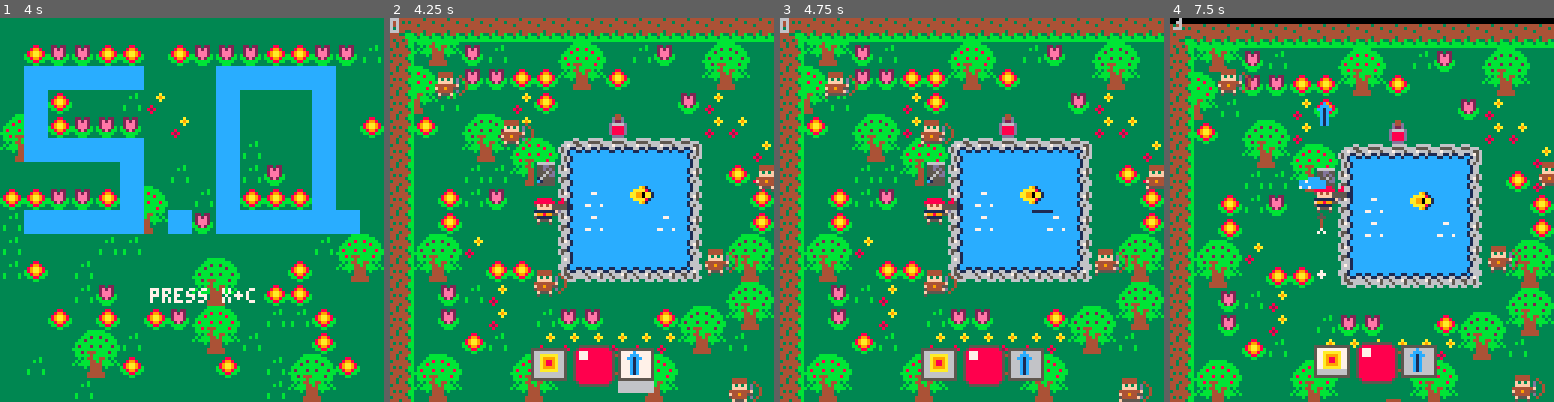
Above: before the commit, frames 1-4 (left to right).
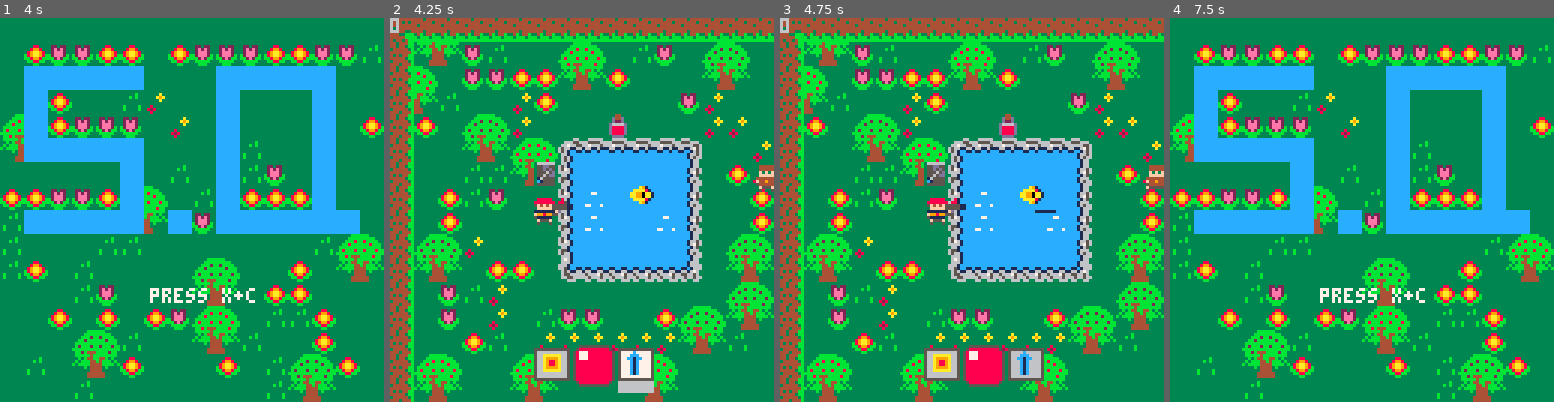
Above: after the commit, the same moments.

Repository: JasonHaenlin/pico-8-sophiaquest
Game: PICO-8 cartridge sophiaquest.p8
The game is run twice, just before and just after one commit, with the same random seed, the same clock (stepped at 60 frames per second) and the same inputs.
Inputs:
- Up to frame 1 (4 s): tap X (X key) at 0.33, 1.07, 1.85, 2.97 s; tap O (Z key) at 0.7, 1.7, 2.1, 2.5, 2.9, 3.3, 3.7 s; hold Right 1.6-2.1 s; hold Up 2.15-2.42 s; hold Right 2.47-3.03 s; hold Left 3.08-3.58 s; hold Down 3.63-3.97 s
- Up to frame 2 (4.25 s): hold Right from 4.02 s (still down); tap X (X key) at 4.08 s; tap O (Z key) at 4.1 s
- Up to frame 3 (4.75 s): tap O (Z key) at 4.5 s; release Right at 4.68 s; hold Up from 4.73 s (still down)
- Up to frame 4 (7.5 s): tap O (Z key) every 0.4 s from 4.9 to 7.3 s; release Up at 5.03 s; hold Left 5.08-5.68 s; tap X (X key) at 5.2, 6.32, 7.43 s; hold Down 5.73-6.03 s; hold Right 6.08-6.58 s; hold Right 6.63-7.13 s; hold Up 7.18-7.45 s

Frame 1 is identical in both runs. In frame 2, 2.1% of the frame differs, in the area x 11-97%, y 14-100%; in frame 3, 2.5%; in frame 4, 62%, in the area x 0-100%, y 0-100%.

Commit message:
fix for the hitbox used in collisions

Diff:
--- a/sophiaquest.p8
+++ b/sophiaquest.p8
@@ -8,7 +8,7 @@
 black,dark_blue,dark_purple,dark_green,brown,dark_gray,light_gray,white,red,orange,yellow,green,blue,indigo,pink,peach=0,1,2,3,4,5,6,7,8,9,10,11,12,13,14,15
 player,bullet,ennemy=0,1,2
 immortalobject=1000
-nbofennemies=20
+nbofennemies=1
 melee,ranged=1,20
 -- var
 dbg=""
@@ -127,7 +127,7 @@
 end
 
 function make_player()
- p = make_actor(48,60,1,player,life.player)
+ p = make_actor(45,60,1,player,life.player)
  p.weapon = items[5]
  p.d = up
  p.anim = "talk"
@@ -286,10 +286,10 @@
 
 function controls()
  p.anim = "walk"
- if (is_moving(left)) move(p,-1,0,0)
- if (is_moving(right)) move(p,1,0,8)
- if (is_moving(up)) move(p,0,-1,0)
- if (is_moving(down)) move(p,0,1,8)
+ if (is_moving(left)) move(p,-1,0,0,6)
+ if (is_moving(right)) move(p,1,0,6,6)
+ if (is_moving(up)) move(p,0,-1,6,0)
+ if (is_moving(down)) move(p,0,1,6,6)
  if (is_not_moving()) p.anim = "talk"
  action()
 end
@@ -392,10 +392,10 @@
 end
 
 function move_on(a,go)
- if (go == left) move(a,-a.dx,0,0)
- if (go == right) move(a,a.dx,0,8)
- if (go == up) move(a,0,-a.dy,0)
- if (go == down) move(a,0,a.dy,8)
+ if (go == left) move(a,-a.dx,0,0,8)
+ if (go == right) move(a,a.dx,0,8,8)
+ if (go == up) move(a,0,-a.dy,8,0)
+ if (go == down) move(a,0,a.dy,8,8)
 end
 
 function is_moving(direction)
@@ -416,19 +416,24 @@
  return false
 end
 
-function move(a,x,y,o)
- sp = mget((a.x+x+(o*x))/8,(a.y+y+(o*y))/8)
- if (fget(sp,flags.obst) == false) then
+function move(a,x,y,ox,oy)
+ sp1 = mget((a.x+x+(ox*x))/8,(a.y+y+(oy*y))/8)
+ sp2 = mget((a.x+x+ox)/8,(a.y+y+oy)/8)
+ if (fget(sp1,flags.obst) == false and fget(sp2,flags.obst) == false) then
   a.x += x
   a.y += y
  end
- if(fget(sp,flags.item) and a.tag == player) then
-  pick_item((a.x+x+(o*x))/8,(a.y+y+(o*y))/8)
- end
- if(fget(sp,flags.heal) and a.tag == player and a.health < life.player) then
-  pick_item((a.x+x+(o*x))/8,(a.y+y+(o*y))/8)
-  a.health += 10
-  if (a.health > life.player) a.healh = life.player
+ if(a.tag == player) then
+  if(fget(sp1,flags.heal) and a.health < life.player) then
+   pick_item((a.x+x+(ox*x))/8,(a.y+y+(oy*y))/8)
+   a.health += 10
+   if (a.health > life.player) a.healh = life.player
+  end
+  if(fget(sp2,flags.heal) and a.health < life.player) then
+   pick_item((a.x+x+ox)/8,(a.y+y+oy)/8)
+   a.health += 10
+   if (a.health > life.player) a.healh = life.player
+  end
  end
 end
 
@@ -738,7 +743,7 @@
 end
 
 function draw_skills(bx,by)
- draw_item_shape(bx-11,by+7,55,p.cdfx,p.weapon.cdfx)
+ draw_item_shape(bx-10,by+7,55,p.cdfx,p.weapon.cdfx)
  draw_item_shape(bx+18,by+7,p.weapon.animv,p.cd, p.weapon.cd)
 end
 
@@ -1038,7 +1043,7 @@
 00000000000000000000000000000000000000000000000000000000000000000000000000000000000000000000000000000000000000000000000000000000
 02020212020202020202021233430202000000000000000000000000000000000000000000000000000000000000000000000000000000000000000000000000
 __gff__
-000202000000000000008080800000000002020200000000000080008000000000000000000000000000808080000000000000808080800009a000000000000000000000050580808000000000000000000000000505800080000000000000000000000000008080800000000000000000000000000003030000000000000000
+000202000000000000008080800000000002020200000000000080008000000000000000000000000000808080000000000000808080800002a000000000000000000000050580808000000000000000000000000505800080000000000000000000000000008080800000000000000000000000000003030000000000000000
 0000000000000000000000000000000000000000000000000000000000000000a00000000000000000000000000000000000000000000000000000000000000000000000000000000000000000000000000000000000000000000000000000000000000000000000000000000000000000000000000000000000000000000000
 __map__
 4647474747474747474747474747474747474747474747474747474747474748000000000000000000000000000000000000000000000000000000000000000000000000000000000000000000000000000000000000000000000000000000000000000000000000000000000000000000000000000000000000000000000000
